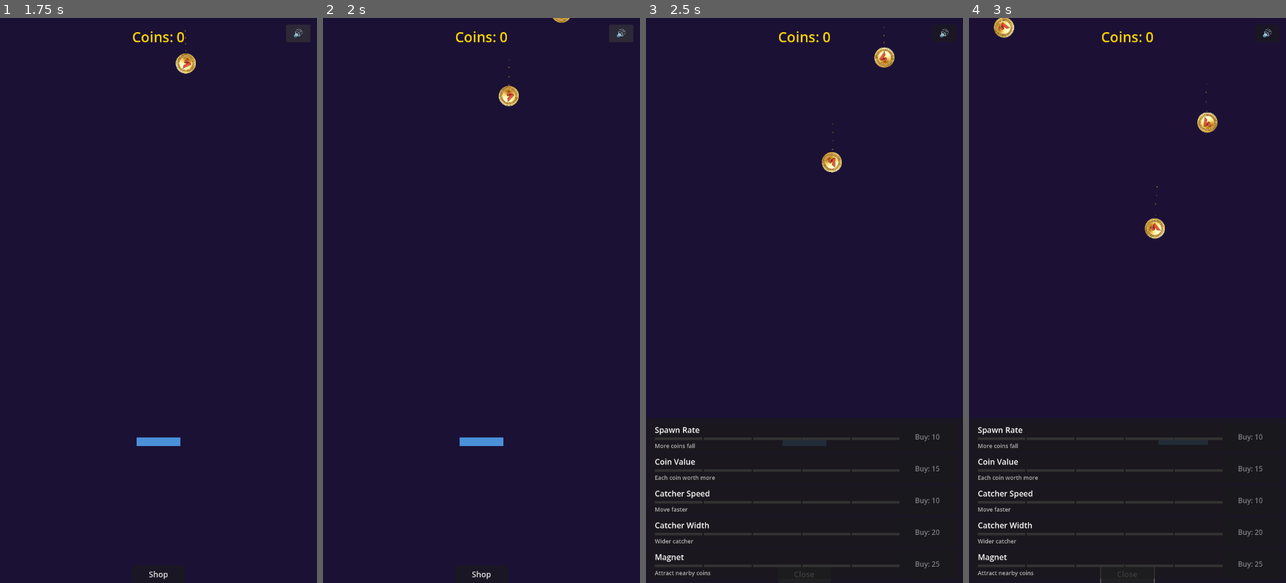
Above: before the commit, frames 1-4 (left to right).
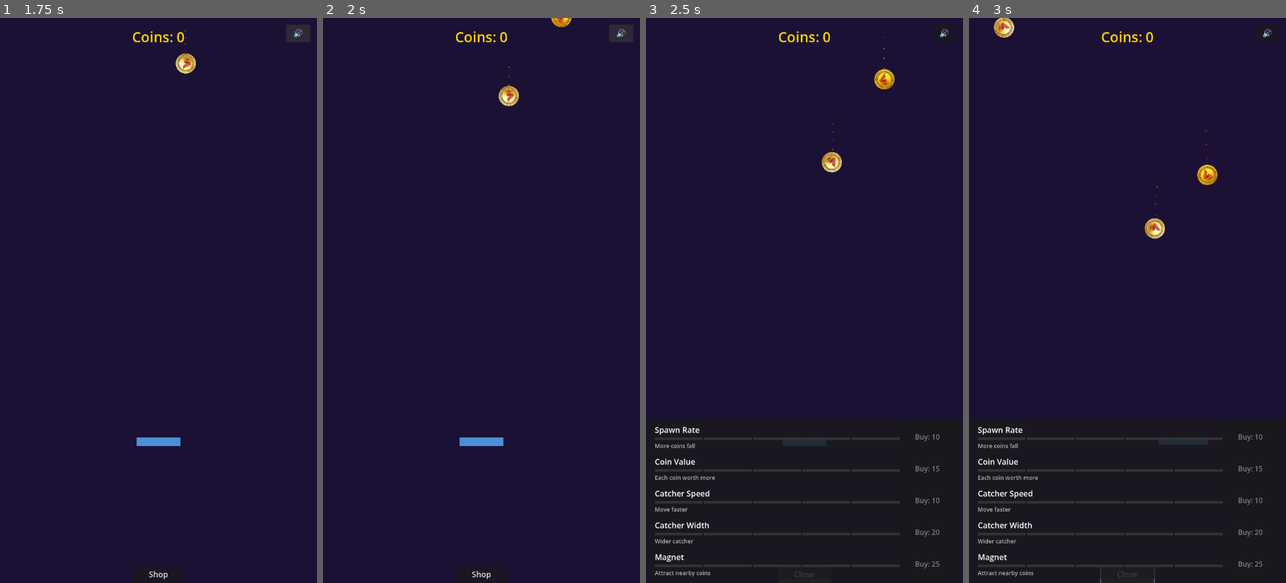
Above: after the commit, the same moments.

Repository: flexion/flexcoins
Game: Godot game, scene res://scenes/main.tscn
Two runs of this game, one before a commit and one after it. Both use one fixed random seed, a clock stepped at 60 frames per second and the inputs below. Sound files missing from this copy of the repository are replaced by a short silence.
Inputs:
- Up to frame 1 (1.75 s): click "🔊" at 0.5 s; click "🔇" at 1.25 s
- Up to frame 2 (2 s): no input
- Up to frame 3 (2.5 s): click "Shop" at 2 s
- Up to frame 4 (3 s): hold Right (move_right) from 2.78 s (still down)

Frame 1 is identical in both runs. In frame 2, less than 0.1% of the frame differs, in the area x 72-79%, y 0-2%; in frame 3, 0.4%; in frame 4, 0.4%, in the area x 72-79%, y 11-30%.

Commit message:
Add bomb danger element
Red-tinted bombs spawn at 8% chance and fall slower. Catching one loses
10% of coins, shrinks the catcher to 60% for 3 seconds, flashes the
screen red, and shakes the viewport.

Co-Authored-By: Claude Opus 4.6 <noreply@anthropic.com>

Diff:
--- a/scripts/catcher.gd
+++ b/scripts/catcher.gd
@@ -12,6 +12,7 @@
 var _combo: int = 0
 var _combo_label: Label
 var _combo_fade_timer: Timer
+var _bomb_shrink_active: bool = false
 
 @onready var color_rect: ColorRect = $ColorRect
 @onready var collision_shape: CollisionShape2D = $CollisionShape2D
@@ -27,6 +28,7 @@
 	_setup_trail()
 	_setup_combo_label()
 	GameManager.coin_missed.connect(_on_coin_missed)
+	GameManager.bomb_hit.connect(_on_bomb_hit)
 
 
 func _process(delta: float) -> void:
@@ -151,6 +153,27 @@
 	_combo_label.modulate.a = 0.0
 
 
+func _on_bomb_hit() -> void:
+	if _bomb_shrink_active:
+		return
+	_bomb_shrink_active = true
+	# Shrink to 60% width
+	var normal_w := GameManager.get_catcher_width()
+	var shrunk_w := normal_w * 0.6
+	color_rect.offset_left = -shrunk_w / 2.0
+	color_rect.offset_right = shrunk_w / 2.0
+	collision_shape.shape.size = Vector2(shrunk_w, 20.0)
+	# Flash red
+	color_rect.color = Color(1.0, 0.2, 0.1, 1.0)
+	var flash_tween := create_tween()
+	flash_tween.tween_property(color_rect, "color", Color(0.29, 0.56, 0.85, 1.0), 0.5)
+	# Restore after 3 seconds
+	get_tree().create_timer(3.0).timeout.connect(func() -> void:
+		_bomb_shrink_active = false
+		_apply_upgrades()
+	)
+
+
 func _setup_trail() -> void:
 	_trail_particles = CPUParticles2D.new()
 	_trail_particles.emitting = false
--- a/scripts/coin.gd
+++ b/scripts/coin.gd
@@ -1,6 +1,6 @@
 extends Area2D
 
-enum CoinType { SILVER, GOLD, FRENZY }
+enum CoinType { SILVER, GOLD, FRENZY, BOMB }
 
 @export var fall_speed: float = 300.0
 var value: int = 1
@@ -27,6 +27,10 @@
 		CoinType.FRENZY:
 			value = 0
 			modulate = Color(0.3, 1.0, 0.4, 1.0)
+		CoinType.BOMB:
+			value = 0
+			fall_speed *= 0.8
+			modulate = Color(1.0, 0.25, 0.2, 1.0)
 
 	_add_glow()
 	_add_trail()
@@ -43,6 +47,8 @@
 	_collected = true
 	if coin_type == CoinType.FRENZY:
 		GameManager.start_frenzy()
+	elif coin_type == CoinType.BOMB:
+		GameManager.trigger_bomb()
 	set_deferred("monitoring", false)
 	set_deferred("monitorable", false)
 	set_process(false)
@@ -54,7 +60,7 @@
 
 
 func _on_screen_exited() -> void:
-	if not _collected and coin_type != CoinType.FRENZY:
+	if not _collected and coin_type != CoinType.FRENZY and coin_type != CoinType.BOMB:
 		GameManager.coin_missed.emit()
 	queue_free()
 
@@ -83,6 +89,8 @@
 			glow.modulate = Color(1.0, 0.9, 0.3, 0.3)
 		CoinType.FRENZY:
 			glow.modulate = Color(0.3, 1.0, 0.4, 0.3)
+		CoinType.BOMB:
+			glow.modulate = Color(1.0, 0.2, 0.1, 0.3)
 		_:
 			glow.modulate = Color(1.0, 0.84, 0.0, 0.2)
 	glow.z_index = -1
@@ -106,6 +114,8 @@
 			trail.color = Color(1.0, 0.9, 0.3, 0.5)
 		CoinType.FRENZY:
 			trail.color = Color(0.3, 1.0, 0.4, 0.5)
+		CoinType.BOMB:
+			trail.color = Color(1.0, 0.2, 0.1, 0.5)
 		_:
 			trail.color = Color(1.0, 0.84, 0.0, 0.35)
 	add_child(trail)
--- a/scripts/coin_spawner.gd
+++ b/scripts/coin_spawner.gd
@@ -37,11 +37,13 @@
 	var viewport_width := get_viewport_rect().size.x
 	coin.position = Vector2(randf_range(margin, viewport_width - margin), -50.0)
 
-	# Determine coin type
+	# Determine coin type: 5% frenzy, 8% bomb, 10% gold, rest silver
 	var roll := randf()
 	if roll < 0.05:
 		coin.coin_type = coin.CoinType.FRENZY
-	elif roll < 0.15:
+	elif roll < 0.13:
+		coin.coin_type = coin.CoinType.BOMB
+	elif roll < 0.23:
 		coin.coin_type = coin.CoinType.GOLD
 
 	get_parent().add_child(coin)
--- a/scripts/game_manager.gd
+++ b/scripts/game_manager.gd
@@ -7,6 +7,7 @@
 signal coin_missed
 signal frenzy_started
 signal frenzy_ended
+signal bomb_hit
 
 const SAVE_PATH: String = "user://save.json"
 const MAX_OFFLINE_SECONDS: float = 28800.0  # 8 hours
@@ -108,6 +109,12 @@
 	_frenzy_timer.start(5.0)
 	frenzy_started.emit()
 
+func trigger_bomb() -> void:
+	var loss := maxi(1, currency / 10)
+	currency = maxi(0, currency - loss)
+	currency_changed.emit(currency)
+	bomb_hit.emit()
+
 func _end_frenzy() -> void:
 	frenzy_active = false
 	frenzy_ended.emit()
--- a/scripts/hud.gd
+++ b/scripts/hud.gd
@@ -23,6 +23,7 @@
 	GameManager.milestone_reached.connect(_on_milestone_reached)
 	GameManager.coin_collected.connect(_on_coin_collected)
 	GameManager.frenzy_started.connect(_on_frenzy_started)
+	GameManager.bomb_hit.connect(_on_bomb_hit)
 	_on_currency_changed(GameManager.currency)
 	_create_upgrade_buttons()
 	shop_toggle.pressed.connect(_on_shop_toggle_pressed)
@@ -129,6 +130,21 @@
 	tween.tween_callback(lbl.queue_free)
 
 
+func _on_bomb_hit() -> void:
+	# Red screen flash
+	_gold_flash.color = Color(1.0, 0.1, 0.0, 0.3)
+	var flash_tween := create_tween()
+	flash_tween.tween_property(_gold_flash, "color:a", 0.0, 0.4).set_ease(Tween.EASE_OUT)
+	# Screen shake via camera or offset on the Main node
+	var main_node := get_tree().current_scene
+	if main_node:
+		var shake_tween := create_tween()
+		for i: int in range(8):
+			var offset := Vector2(randf_range(-8.0, 8.0), randf_range(-8.0, 8.0))
+			shake_tween.tween_property(main_node, "position", offset, 0.04)
+		shake_tween.tween_property(main_node, "position", Vector2.ZERO, 0.04)
+
+
 func _on_mute_pressed() -> void:
 	var bus_index := AudioServer.get_bus_index("Master")
 	var muted := not AudioServer.is_bus_mute(bus_index)
